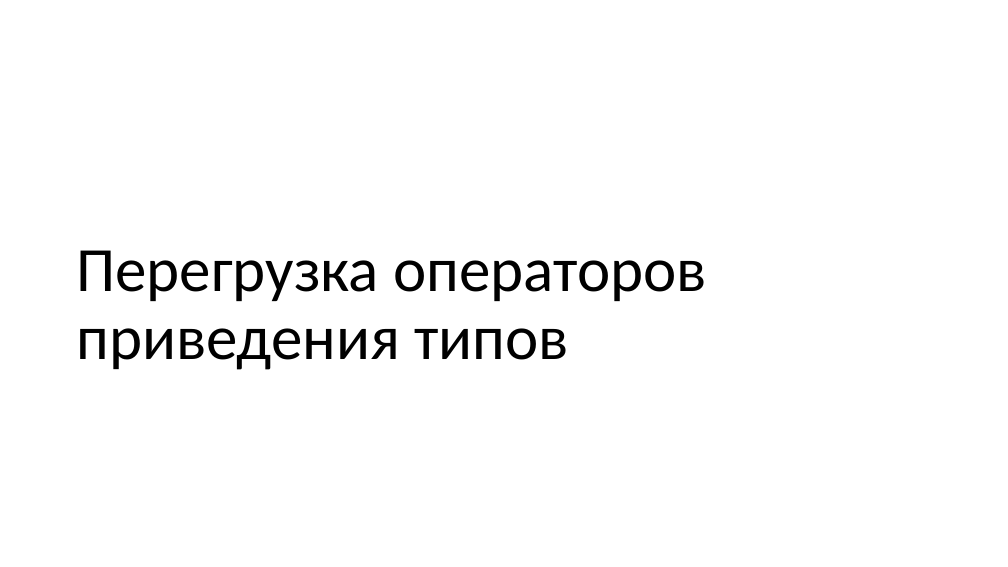
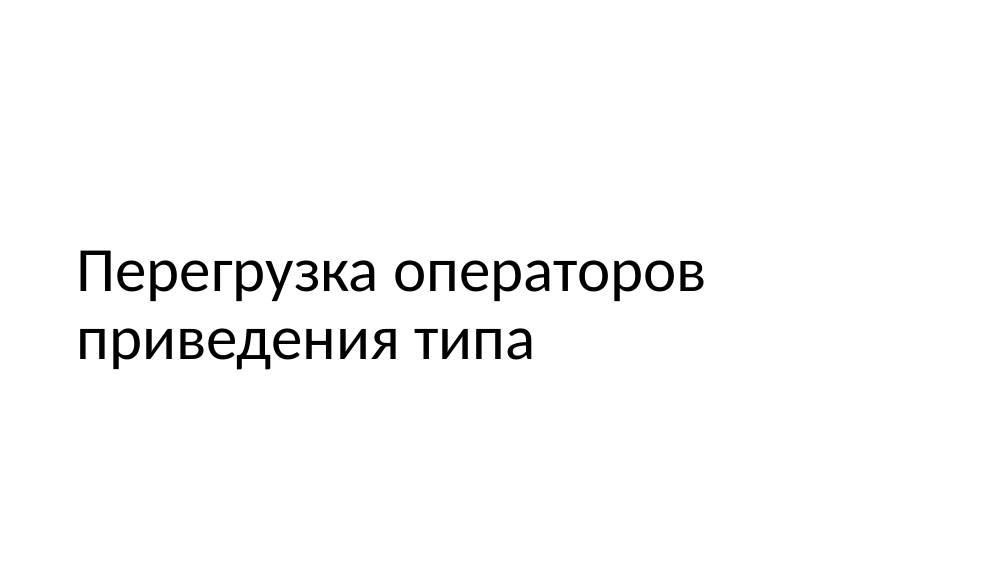
Before and after one commit to alexey-malov/oop, a slide deck: slide 84 of lectures/04/Дружественные функции и классы. Перегрузка операций.pptx (slide 83 before the commit). Drawn at 1008x567 pixels with LibreOffice and Linux fonts; fonts in the diff are those of the drawing. Boxes give left, top, right and bottom in pixels: in the first picture for what was removed or moved away, otherwise in the second. Text is boxed around its words. In the diff, an @@ line names an element or a change of style, - is before the commit and + after.

```diff
--- a/lectures/04/Дружественные функции и классы. Перегрузка операций.pptx
+++ b/lectures/04/Дружественные функции и классы. Перегрузка операций.pptx
@@ title at bbox=[76, 250, 707, 370]: text changed @@
-Перегрузка операторов приведения типов
+Перегрузка операторов приведения типа
```
Also in this commit, not shown: 4 other slides changed, 1 slide added, 1 other file.
